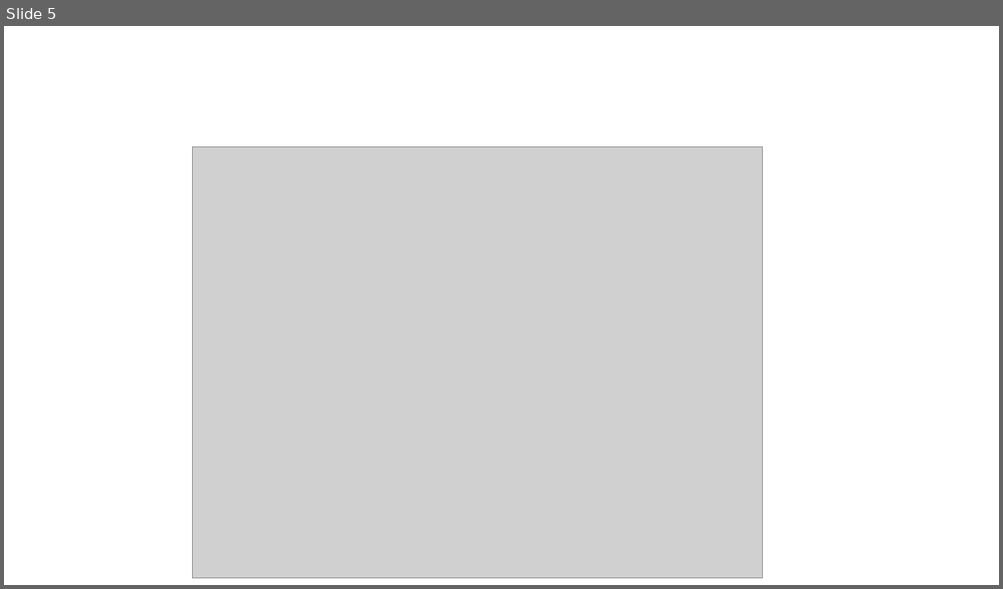
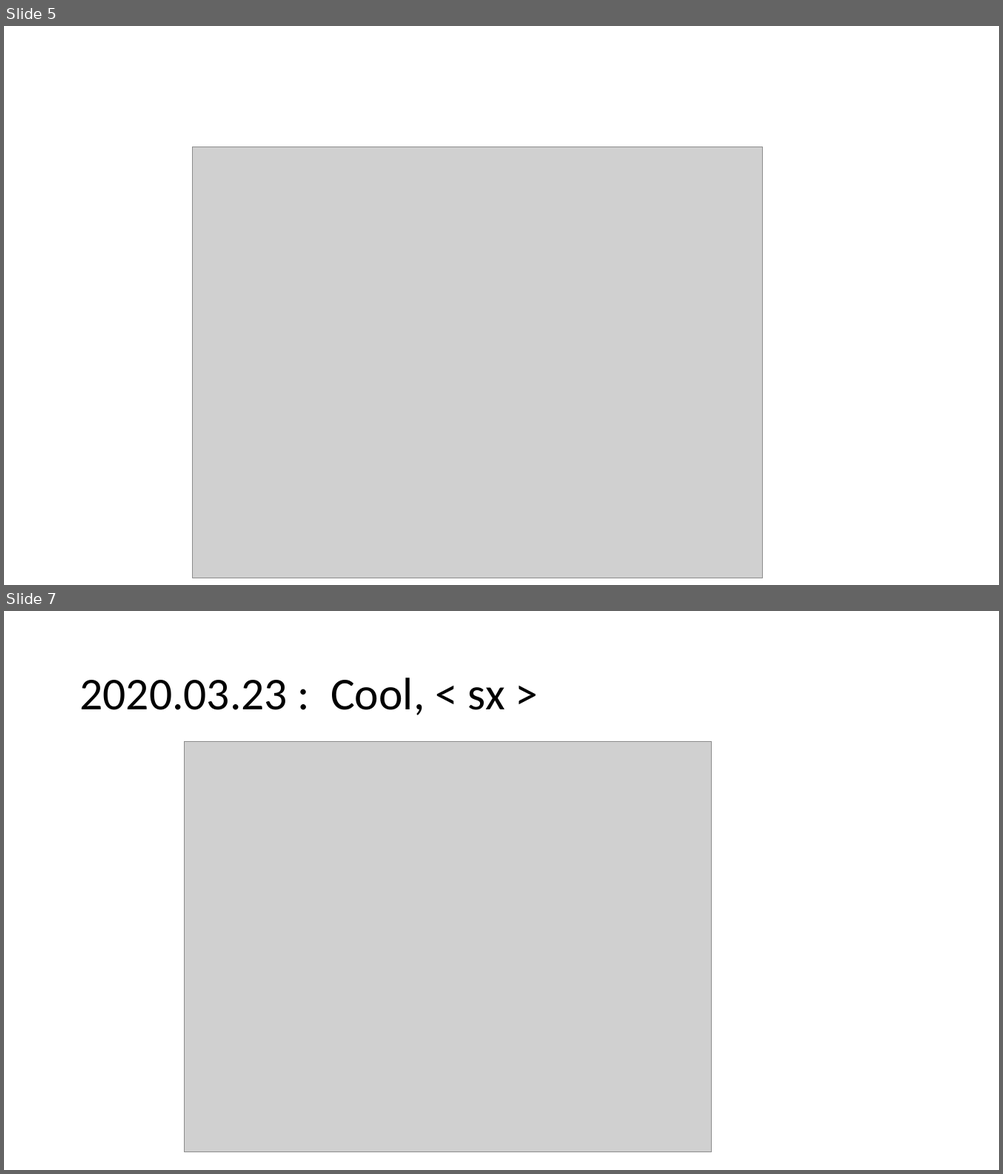
Before and after one commit to Sharon-Liang/JuliaCMPO, a slide deck: notes/cmpo running notes.pptx. Shown one above the other, each under a label of ours: slide 5 before the commit, slides 5 and 7 after it; the slides between them are not shown. The pictures are 1003x589 and 1003x1174 pixels, drawn with LibreOffice and Linux fonts; fonts in the diff are those of the drawing; grey boxes stand for pictures. Boxes give left, top, right and bottom in pixels: in the first picture for what was removed or moved away, otherwise in the second. Text is boxed around its words. In the diff, an @@ line names an element or a change of style, - is before the commit and + after.

```diff
--- a/notes/cmpo running notes.pptx
+++ b/notes/cmpo running notes.pptx
@@ slide 7 added at box(4, 611, 999, 1170), background #FFFFFF @@
@@ title added at box(79, 678, 505, 715), 44 pt, text #000000 @@
+2020.03.23 : Cool, < sx >
@@ picture added at box(185, 741, 712, 1153) @@
```
Also in this commit, not shown: 1 slide changed, 2 other slides added, 1 slide removed, 27 other files.
